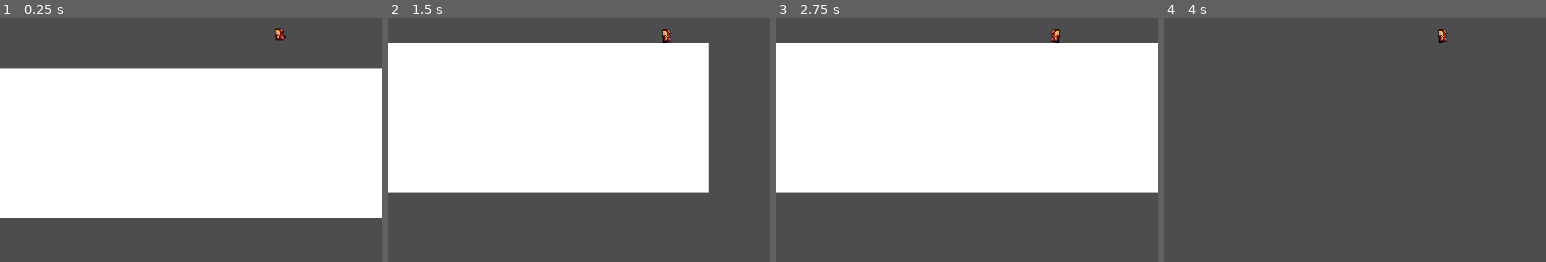
Above: before the commit, frames 1-4 (left to right).
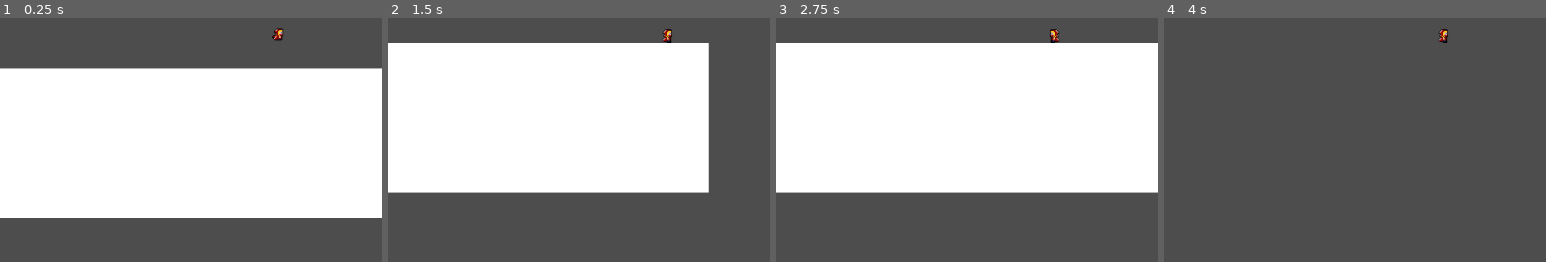
Above: after the commit, the same moments.

Repository: Atapa1908/gamejam-glitchgang
Game: Godot game, scene res://scenes/game.tscn
Same seed, same stepped clock (60 frames per second), same inputs: the game is played once before the commit and once after it.
Inputs (mouse positions are % of the whole screen's width and height, from its top left):
- Up to frame 1 (0.25 s): no input
- Up to frame 2 (1.5 s): tap Enter at 0.5 s; hold D (right) from 0.53 s (still down); tap F (dash) at 0.6, 1.35 s; click (52, 52) at 0.67 s; tap Space (jump) at 0.77 s; move the mouse to (5, 7) at 1.27 s; click (5, 7) at 1.42 s
- Up to frame 3 (2.75 s): tap Space (jump) at 1.52 s; release D (right) at 2.03 s; hold A (left) from 2.03 s (still down); tap 1 at 2.1 s; click (5, 7) at 2.17 s; tap F (dash) at 2.3 s
- Up to frame 4 (4 s): move the mouse to (12, 7) at 2.77 s; release A (left) at 2.78 s; hold D (right) from 2.78 s (still down); tap 8 at 2.85 s; click (12, 7) at 2.92 s; tap Space (jump) at 3.02, 3.77 s; tap F (dash) at 3.05, 3.6 s; move the mouse to (20, 7) at 3.52 s; click (20, 7) at 3.67 s
The pictures show only the part of the screen within x 16-66%, y 48-98%; the shares and areas given below are measured in that part.

The runs differ from the first frame. In frame 1, 0.1% of the frame differs, in the area x 71-75%, y 4-10%; in frame 2, 0.1%, in the area x 71-75%, y 4-11%; in frame 3, 0.1%; in frame 4, 0.1%.

Commit message:
Cleaned up the player script
Fixed the moon walking issue
The player does not need the hit and hurt boxes at the moment

Diff:
--- a/scenes/player.tscn
+++ b/scenes/player.tscn
@@ -149,8 +149,6 @@
 [sub_resource type="CircleShape2D" id="CircleShape2D_7ji53"]
 radius = 7.0
 
-[sub_resource type="RectangleShape2D" id="RectangleShape2D_6auiu"]
-
 [node name="Player" type="CharacterBody2D" groups=["player"]]
 script = ExtResource("1_dcxy8")
 inventory_data = ExtResource("2_f8olv")
@@ -165,13 +163,3 @@
 shape = SubResource("CircleShape2D_7ji53")
 
 [node name="AnimationPlayer" type="AnimationPlayer" parent="."]
-
-[node name="HitBoxes" type="Node2D" parent="."]
-
-[node name="Area2D" type="Area2D" parent="HitBoxes"]
-position = Vector2(17, 0)
-
-[node name="CollisionShape2D" type="CollisionShape2D" parent="HitBoxes/Area2D"]
-shape = SubResource("RectangleShape2D_6auiu")
-
-[node name="HurtBoxes" type="Node2D" parent="."]
--- a/scripts/player/player.gd
+++ b/scripts/player/player.gd
@@ -3,8 +3,6 @@
 @onready var camera: Camera2D = $Camera
 @onready var collision_shape: CollisionShape2D = $CollisionShape
 @onready var animated_sprite: AnimatedSprite2D = $AnimatedSprite
-@onready var hit_boxes: Node2D = $HitBoxes
-@onready var hurt_boxes: Node2D = $HurtBoxes
 
 # Stores all the abilities that the player has as a list of enumerates
 # NOTE:
@@ -42,7 +40,6 @@
 		Input.is_action_just_pressed("dash"):
 		dashing = true
 		dash_timer = DEFAULT_DASH_TIME
-		print(dash_timer)
 
 	# Actually makes the user dash
 	if dashing and not is_zero_approx(dash_timer):
@@ -50,7 +47,6 @@
 		# The clamp turns 2 into 1
 		var dash_direction: int = clamp(last_x_direction * 100.0, -1, 1)
 		velocity.x = dash_direction * DASH_SPEED
-		print("%s : %s" % [last_x_direction, dash_direction])
 		move_and_slide()
 		return
 
@@ -64,8 +60,7 @@
 
 	if direction != 0:
 		last_x_direction = direction
-
-	animated_sprite.flip_h = clamp(direction * 100, -1, 1) >= 0
+		animated_sprite.flip_h = clamp(direction * 100, -1, 1) <= 0
 
 	if is_on_floor():
 		if direction == 0:
@@ -81,18 +76,3 @@
 		velocity.x = move_toward(velocity.x, 0, WALK_SPEED)
 
 	move_and_slide()
-
-# NOTE POTENTIALLY LEGACY
-# Esta needs to inspect
-#func _process(delta):
-	#if Input.is_action_just_pressed("attack"):
-		#$AnimatedSprite2D/Area2D/CollisionShape2D.disabled = false
-		#$AnimatedSprite2D.animation = "attack"
-	#else:
-		#$AnimatedSprite2D/Area2D/CollisionShape2D.disabled = true
-#
-#func _on_area_2d_body_entered(body):
-	#if body.is_in_group("hit"):
-		#body.take_damage()
-	#else:
-		#pass
Not shown: 1 places in scenes/player.tscn that only renumber resources
